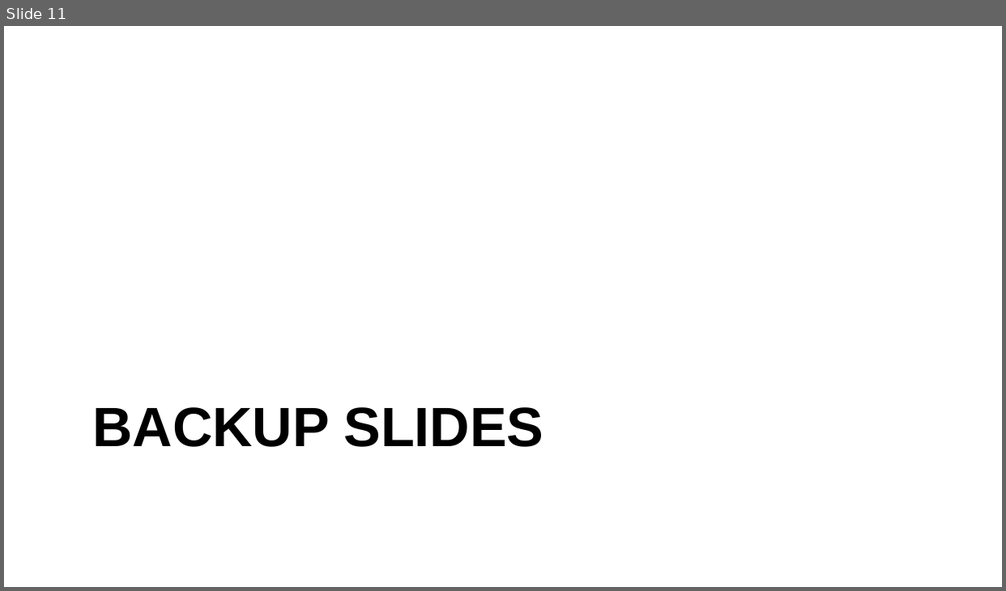
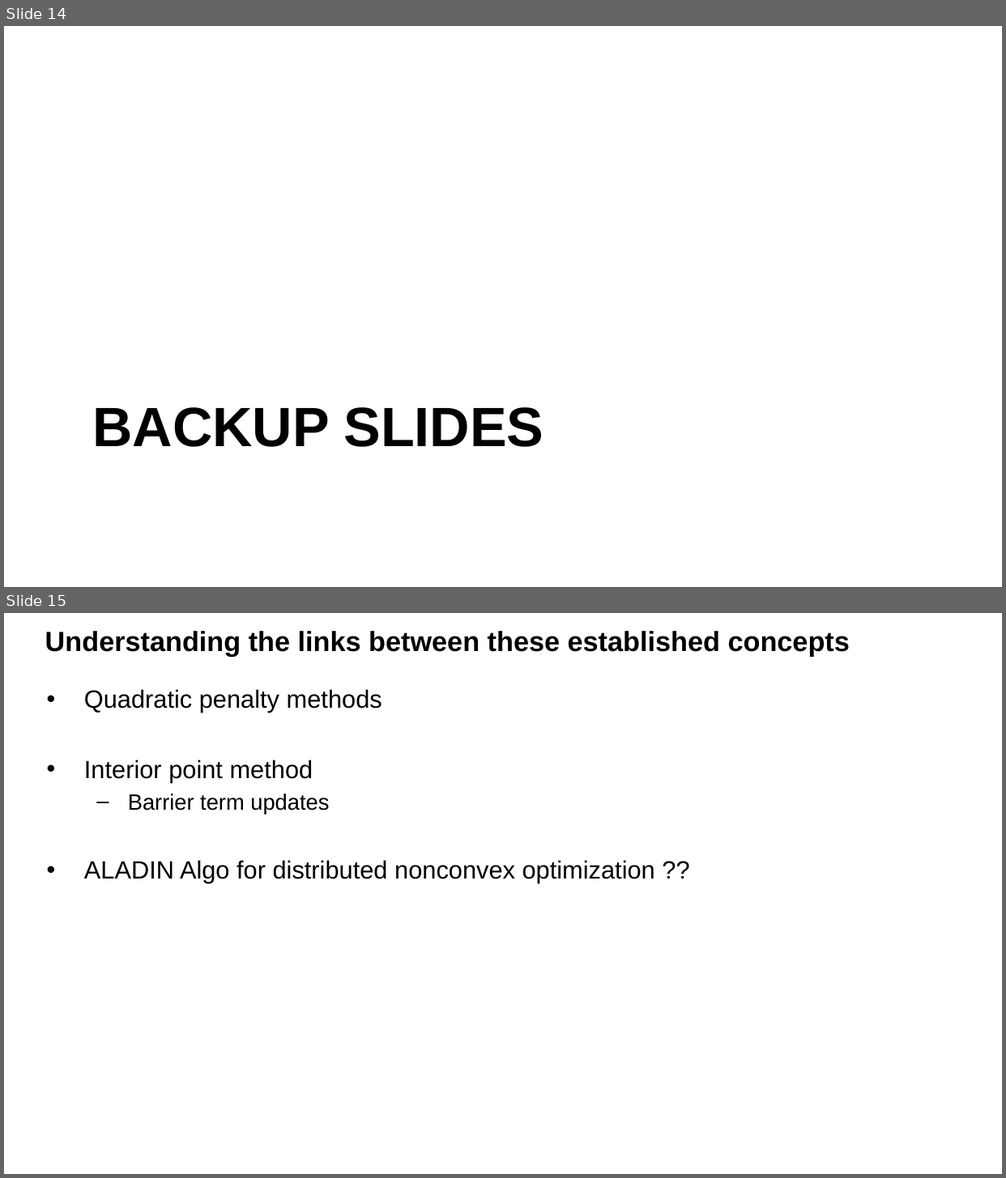
Before and after one commit to sandeepprakash6666/Escape-Paper, a slide deck: Admin/Escape Results.pptx. Shown one above the other, each under a label of ours: slide 11 before the commit, slides 14 and 15 after it. The pictures are 1006x591 and 1006x1178 pixels, drawn with LibreOffice and Linux fonts; fonts in the diff are those of the drawing; background and template pictures are left out. Boxes give left, top, right and bottom in pixels: in the first picture for what was removed or moved away, otherwise in the second. Text is boxed around its words. In the diff, an @@ line names an element or a change of style, - is before the commit and + after.

```diff
--- a/Admin/Escape Results.pptx
+++ b/Admin/Escape Results.pptx
@@ slide 15 added at box(4, 613, 1002, 1174), background #FFFFFF @@
@@ title added at box(45, 631, 850, 656), 20 pt, text #000000, bold @@
+Understanding the links between these established concepts
@@ text added at box(84, 689, 655, 884), 18 pt, text #000000 @@
+• Quadratic penalty methods
+• Interior point method
+  – Barrier term updates
+• ALADIN Algo for distributed nonconvex optimization ??
@@ page number added at box(17, 1141, 54, 1162), 10 pt, text #FFFFFF, bold @@
+15
@@ what was slide 11 is now slide 14 @@
```
Also in this commit, not shown: 7 slides changed, 5 other slides added, 1 slide removed, 44 other files.
